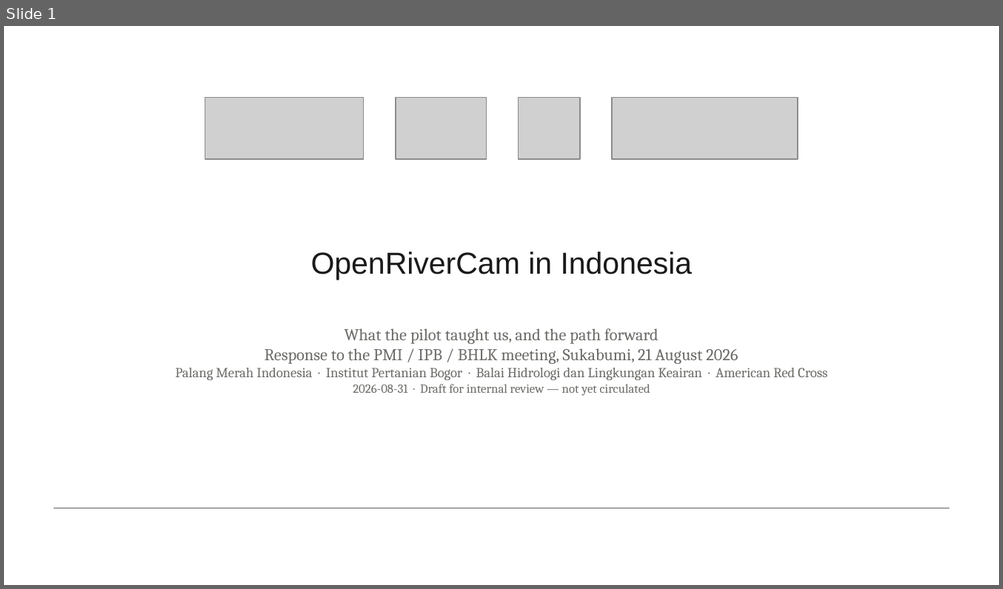
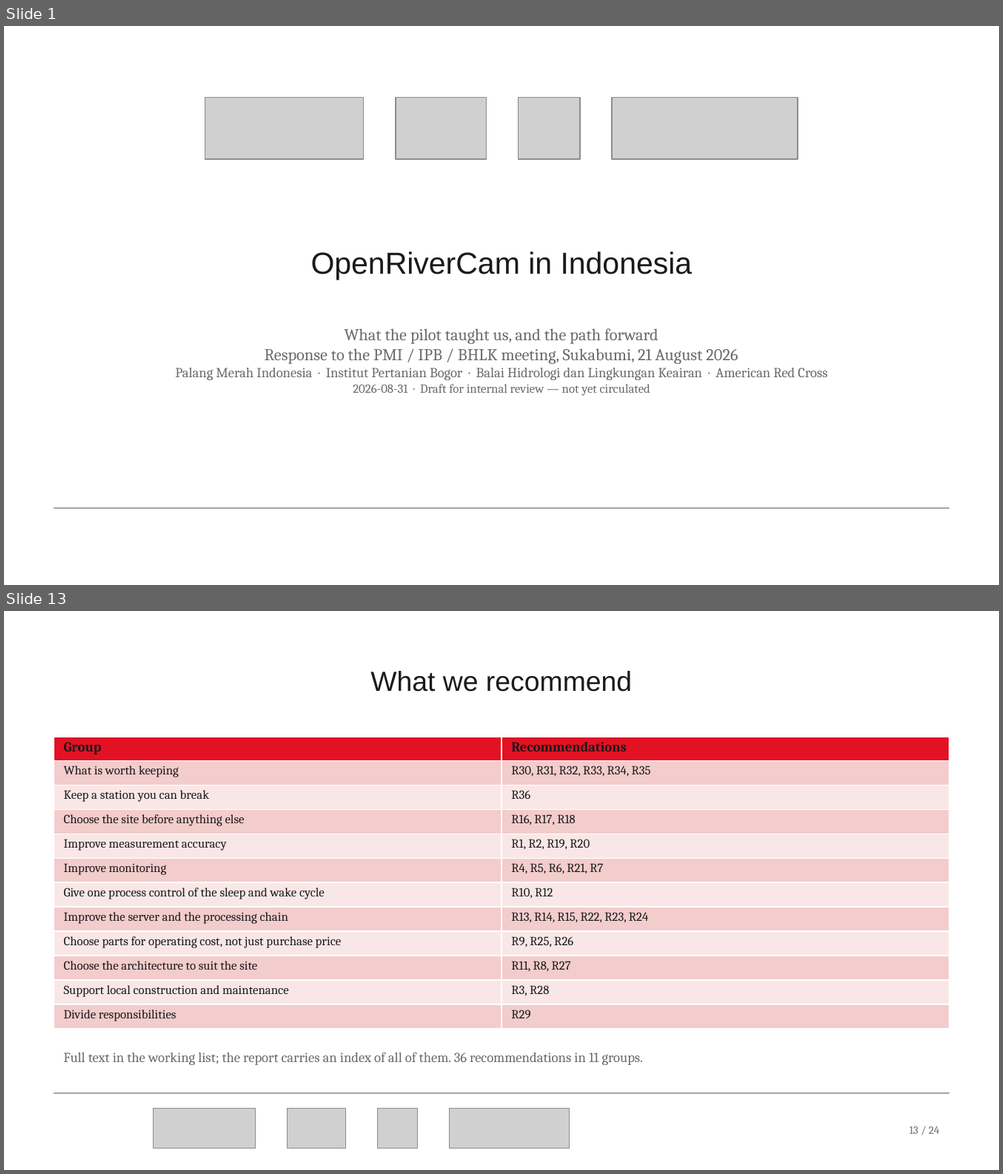
Before and after one commit to tom-jordan23/openrivercam, a slide deck: spring_2026_ID/docs/pdf/REPLICATION_RECOMMENDATIONS_BRIEFING.pptx. Shown one above the other, each under a label of ours: slide 1 before the commit, slides 1 and 13 after it; the slides between them are not shown. The pictures are 1003x589 and 1003x1174 pixels, drawn with LibreOffice and Linux fonts; fonts in the diff are those of the drawing; grey boxes stand for pictures; background and template pictures are left out. Boxes give left, top, right and bottom in pixels: in the first picture for what was removed or moved away, otherwise in the second. Text is boxed around its words. In the diff, an @@ line names an element or a change of style, - is before the commit and + after.

```diff
--- a/spring_2026_ID/docs/pdf/REPLICATION_RECOMMENDATIONS_BRIEFING.pptx
+++ b/spring_2026_ID/docs/pdf/REPLICATION_RECOMMENDATIONS_BRIEFING.pptx
@@ slide 13 added at (4,611,999,1170), background #FFFFFF; not listed: 1 template element that a slide beside it also shows @@
@@ title added at (370,671,632,692), 20 pt, text #1A1A1A @@
+What we recommend
@@ table added at (54,736,949,1028), 12 rows, 2 columns @@
+Group | Recommendations
+What is worth keeping | R30, R31, R32, R33, R34, R35
+Keep a station you can break | R36
+Choose the site before anything else | R16, R17, R18
+Improve measurement accuracy | R1, R2, R19, R20
+Improve monitoring | R4, R5, R6, R21, R7
+Give one process control of the sleep and wake cycle | R10, R12
+Improve the server and the processing chain | R13, R14, R15, R22, R23, R24
+Choose parts for operating cost, not just purchase price | R9, R25, R26
+Choose the architecture to suit the site | R11, R8, R27
+Support local construction and maintenance | R3, R28
+Divide responsibilities | R29
@@ text added at (63,1053,643,1065), 10 pt, text #6B6A66 @@
+Full text in the working list; the report carries an index of all of them. 36 recommendations in 11 groups.
@@ picture added at (153,1108,256,1148) @@
@@ picture added at (287,1108,346,1148) @@
@@ picture added at (378,1108,418,1148) @@
@@ picture added at (449,1108,570,1148) @@
@@ text added at (909,1127,939,1134), 8 pt, text #6B6A66 @@
+13 / 24
```
Also in this commit, not shown: 22 slides changed, 2 slides removed, 3 other files.
